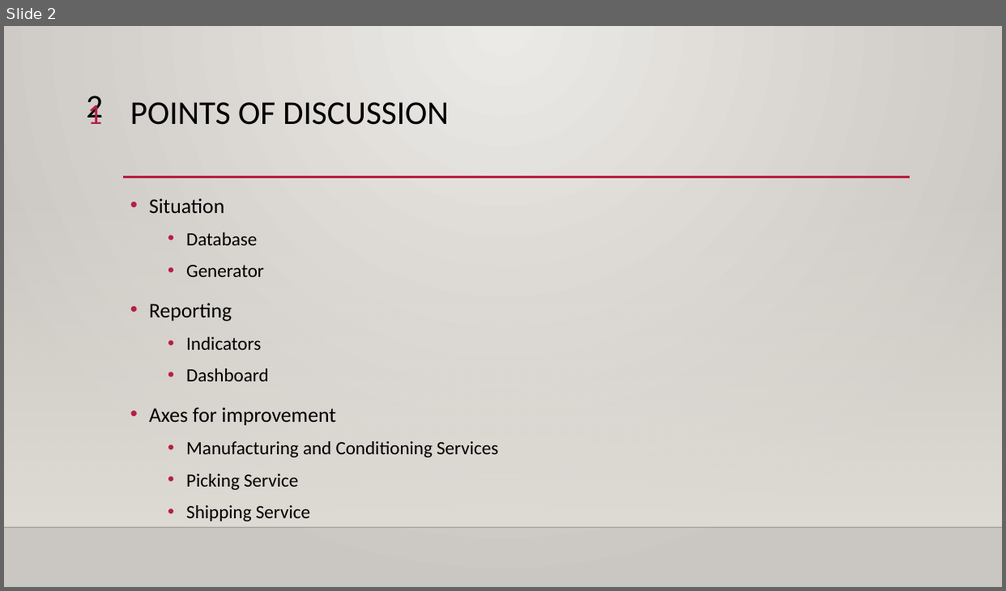
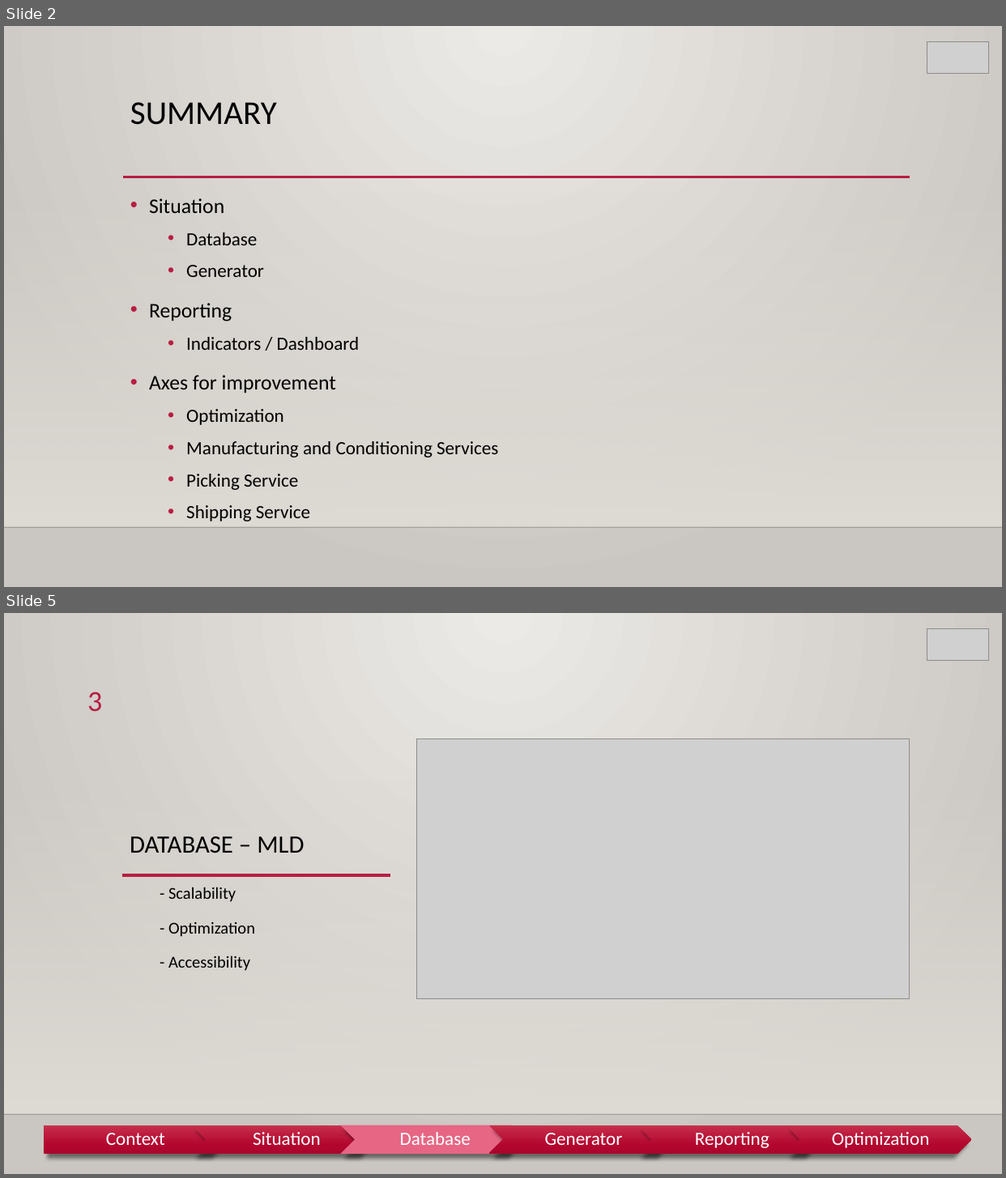
Before and after one commit to DylanCa/BIProject, a slide deck: Project Management/Data-Project.pptx. Shown one above the other, each under a label of ours: slide 2 before the commit, slides 2 and 5 after it; the slides between them are not shown. The pictures are 1006x591 and 1006x1178 pixels, drawn with LibreOffice and Linux fonts; fonts in the diff are those of the drawing; grey boxes stand for pictures; background and template pictures are left out. Boxes give left, top, right and bottom in pixels: in the first picture for what was removed or moved away, otherwise in the second. Text is boxed around its words. In the diff, an @@ line names an element or a change of style, - is before the commit and + after.

```diff
--- a/Project Management/Data-Project.pptx
+++ b/Project Management/Data-Project.pptx
@@ slide 5 added at (4, 613, 1002, 1174), background picture (left out); not listed: 2 template elements that a slide beside it also shows @@
@@ picture added at (927, 628, 988, 661) @@
@@ text added at (87, 692, 102, 712), 28 pt, text #B71E42 @@
+3
@@ picture added at (417, 739, 910, 999) @@
@@ title added at (130, 837, 304, 853), 24 pt, text #000000 @@
+DATABASE – MLD
@@ line added from (122, 875) to (390, 875), #B71E42 2.5 pt @@
@@ text added at (168, 887, 255, 971), 16 pt, text #000000 @@
+- Scalability
+- Optimization
+- Accessibility
@@ group added at (44, 1126, 972, 1155): 6 texts, 5 chevrons, 1 pentagon arrow @@
+Context
+Situation
+Database
+Generator
+Reporting
+Optimization
@@ slide 2 changed as well @@
@@ picture added at (927, 41, 988, 74) @@
@@ text removed at (86, 96, 103, 124) @@
-2
@@ text removed at (87, 100, 102, 124) @@
-1
@@ title at (130, 102, 277, 125): text changed @@
-POINTS OF DISCUSSION
+SUMMARY
@@ text at (186, 337, 360, 350): text changed @@
-  • Indicators
-  • Dashboard
+  • Indicators / Dashboard
@@ text at (186, 409, 284, 425): paragraph added @@
+  • Optimization
```
Also in this commit, not shown: 3 other slides changed, 6 other slides added, 1 slide removed.
